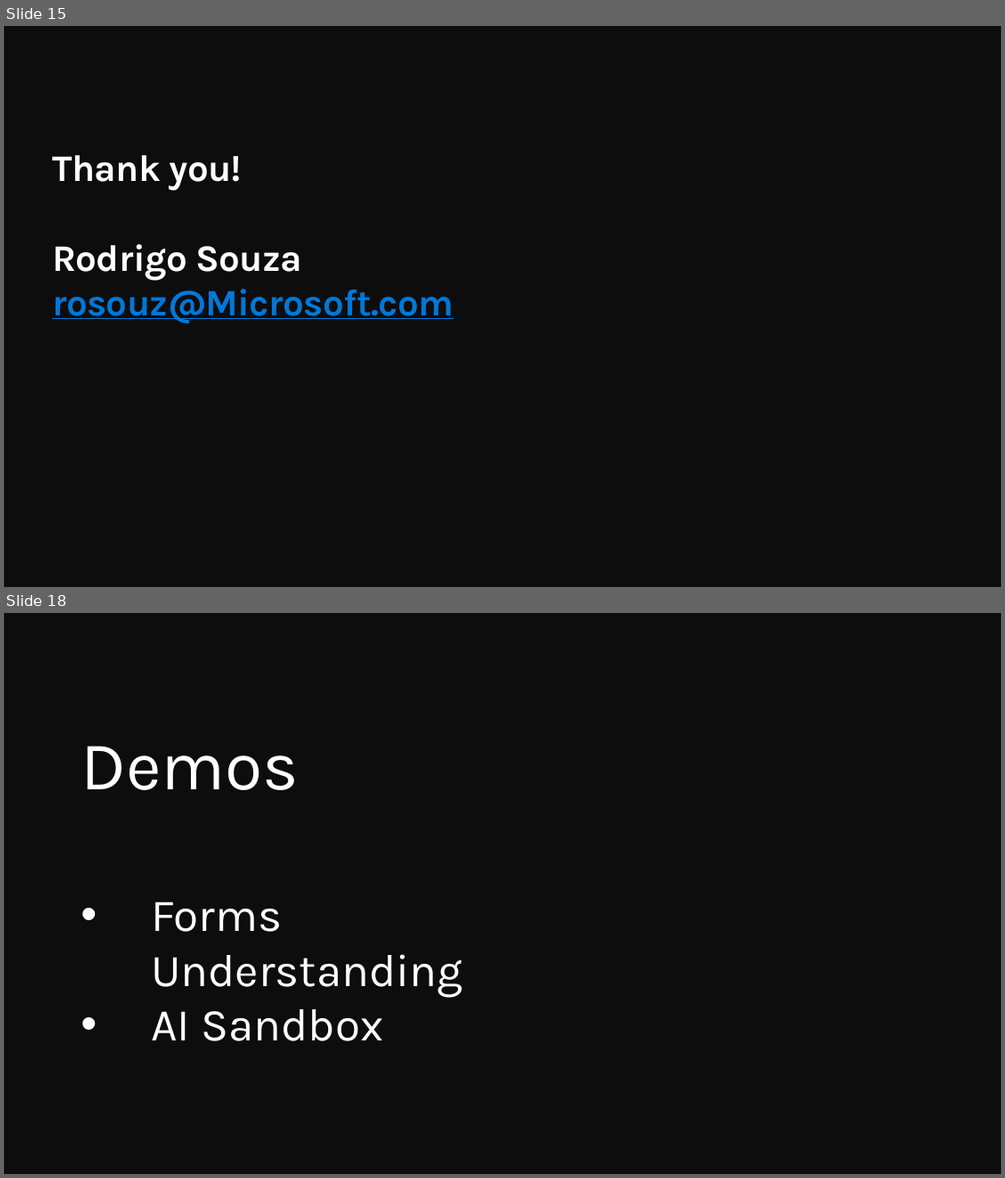
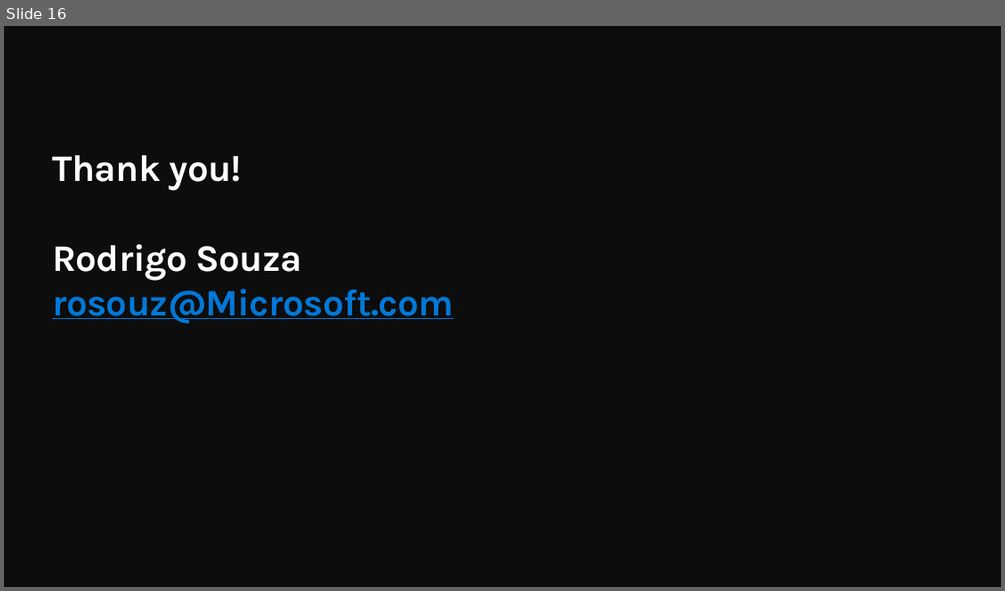
Before and after one commit to QuirkyDataScientist1978/Build-a-knowledge-mining-solution-using-Azure-AI, a slide deck: resources/slides/Opening.pptx. Shown one above the other, each under a label of ours: slides 15 and 18 before the commit, slide 16 after it; the slides between them are not shown. The pictures are 1005x1178 and 1005x591 pixels, drawn with LibreOffice and Linux fonts; fonts in the diff are those of the drawing; background and template pictures are left out. Boxes give left, top, right and bottom in pixels: in the first picture for what was removed or moved away, otherwise in the second. Text is boxed around its words. In the diff, an @@ line names an element or a change of style, - is before the commit and + after.

```diff
--- a/resources/slides/Opening.pptx
+++ b/resources/slides/Opening.pptx
@@ slide 18 removed at <box>4,613,1001,1174</box>, background #0D0D0D @@
@@ text removed at <box>81,746,463,1041</box> @@
-Demos
-• Forms Understanding
-• AI Sandbox
@@ what was slide 15 is now slide 16 @@
```
Also in this commit, not shown: 1 slide changed, 1 slide added, 8 other slides removed.
